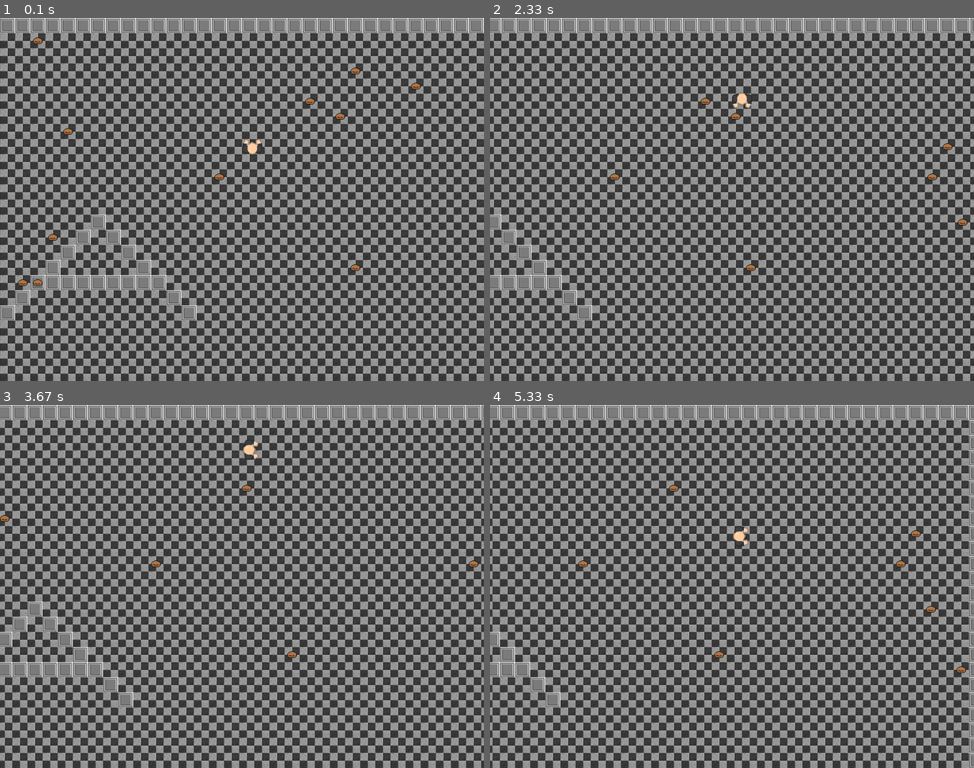
Above: before the commit, frames 1-4 (two rows, left to right).
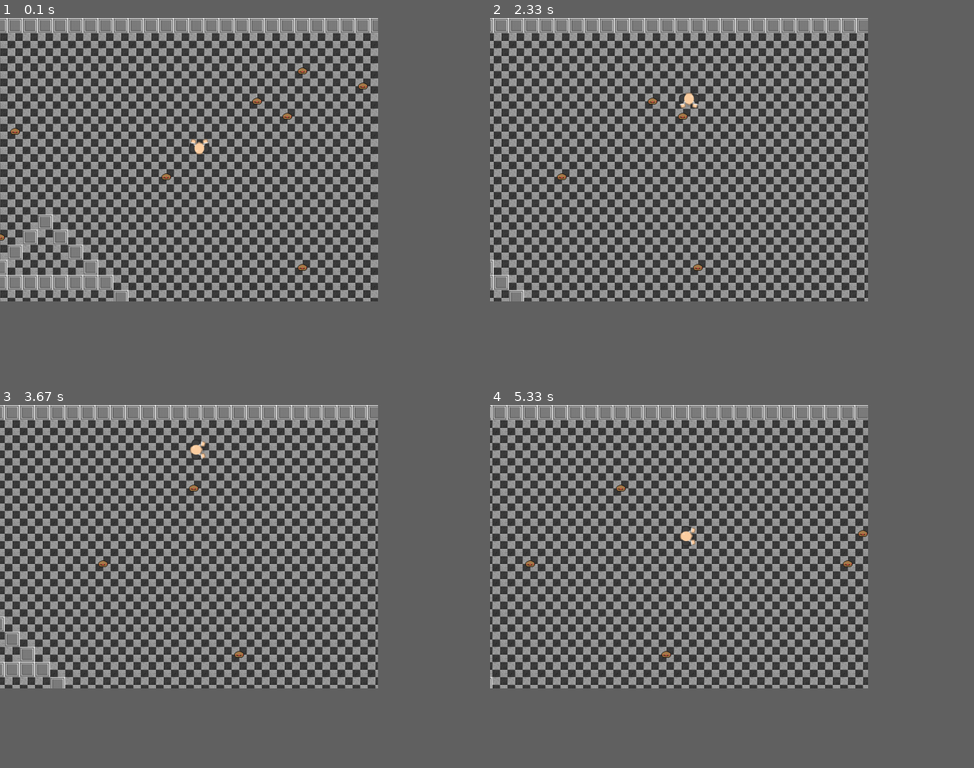
Above: after the commit, the same moments.

Repository: bly852/ICS3U1
Game: pygame game, started from (19.12.06) Culminating/game.py
The game is run twice, just before and just after one commit, with the same random seed, the same clock (stepped at 60 frames per second) and the same inputs.
Inputs:
- Up to frame 1 (0.1 s): no input
- Up to frame 2 (2.33 s): hold D 0.33-0.8 s; hold W 0.83-1.13 s; hold D 1.17-1.63 s; hold A 1.67-2.2 s; hold S from 2.23 s (still down)
- Up to frame 3 (3.67 s): release S at 2.53 s; hold A 2.57-2.97 s; hold W 3-3.37 s; hold D from 3.4 s (still down)
- Up to frame 4 (5.33 s): release D at 4.03 s; hold S 4.07-4.43 s; hold A 4.47-4.93 s; hold D from 4.97 s (still down)
The window is 900x675 before the commit and 703x527 after it. Grey fills any space a smaller window leaves; there, only what the larger window draws over its background counts as a difference.

The runs differ from the first frame. In frame 1, 77% of the frame differs, in the area x 0-100%, y 0-100%; in frame 2, 78%; in frame 3, 78%; in frame 4, 78%.

Commit message:
Changed resolution to 800x600

Diff:
--- a/(19.12.06) Culminating/settings.py
+++ b/(19.12.06) Culminating/settings.py
@@ -11,8 +11,8 @@
 
 
 # game options (windows size either 640x480 or 800x600 or 1024x768 or 1280x1024)
-width = 1024
-height = 768
+width = 800
+height = 600
 fps = 240
 title = 'Food Wars'
 
